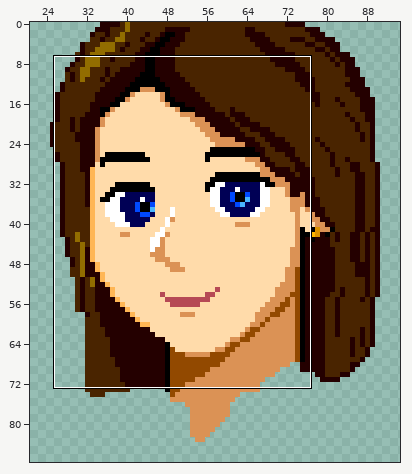
One commit to this pixel-art file: src/testrom/res/_ignore/net_hoofd.aseprite. Above: a wide view before the commit, with the close-up outlined.
Close-up. Earlier state:
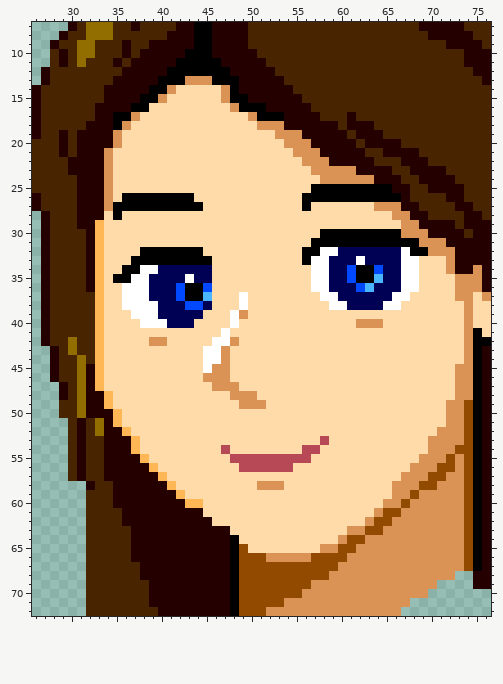
126x160 pixels, 1 frame. Shown: x 26..76, y 7..72. The wide view leaves out empty margins.
Now the later version:
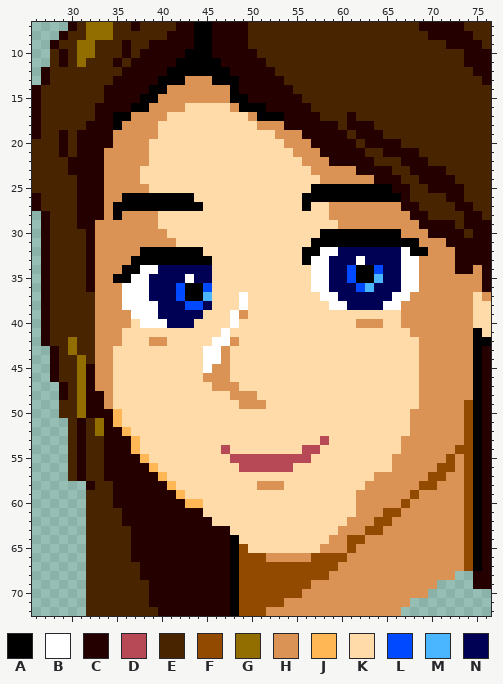
Palette (. is transparent): A #000000  B #ffffff  C #240000  D #b64955  E #492400  F #924900  G #926d00  H #db9255  J #ffb655  K #ffdbaa  L #0049ff  M #49b6ff  N #000055
Diff:
Changed rows in their new state; - is an unchanged pixel.
first column x 33:
14 ---------HHHHH---------------------------
15 --------HHHHHH---------------------------
16 ------HHHH-------------------------------
17 -----HHH---------------------------------
18 ----HHH----------------------------------
19 ---HHHH----------------------------------
20 ---HHH-----------------------------------
21 --HHHH-----------------------------------
22 --HHHH-----------------------------------
23 --HHH------------------------------------
24 --HHH------------------------------------
25 --HHHH-----------------------------------
26 --H--------------------------------------
27 --------------------------HHHHH----------
28 -H-HHHH-------------------HHHHHHH--------
29 HHHHHHH--------------------HHHHHHH-------
30 HHHHHHHH---------------------------------
31 HHHHHHHHH--------------------------------
32 HHHHH------------------------------------
33 HHHH--------------------------------HHH--
34 HHH---------------------------------HHH--
35 HH----------------------------------HHHH-
36 HHH---------------------------------HHHH-
37 HHH--------------------------------HHHHH-
38 HHH-------------------------------HHHHHHH
39 HHHH------------------------------HHHHHHH
40 HHHH------------------------------HHHHHHH
41 HHH--------------------------------HHHHHH
42 HHH---------------------------------HHHHH
43 HH----------------------------------HHHHH
44 HH----------------------------------HHHHH
45 HH----------------------------------HHHH-
46 HH----------------------------------HHHH-
47 HH----------------------------------HHHH-
48 -H----------------------------------HHHH-
49 -H----------------------------------HHH--
50 -----------------------------------HHHH--
51 -----------------------------------HHHH--
52 -----------------------------------HHH---
53 ----------------------------------HHH----
54 ----------------------------------HHH----
55 ---------------------------------HHH-----
56 ---------------------------------HH------
57 -------------------------------HHH-------
58 ------------------------------HHH--------
59 -----------------------------HHHH--------
60 -----------------------------HHH---------
61 -----------------------------HH----------
62 ----------------------------HH-----------
63 ---------------------------H-------------
64 --------------------------H--------------
65 ---------------------------H-------------
Where, in picture pixels (left, top, right, bottom), the same in both close-ups:
changed: (95, 85, 221, 409)
changed: (329, 202, 464, 553)
